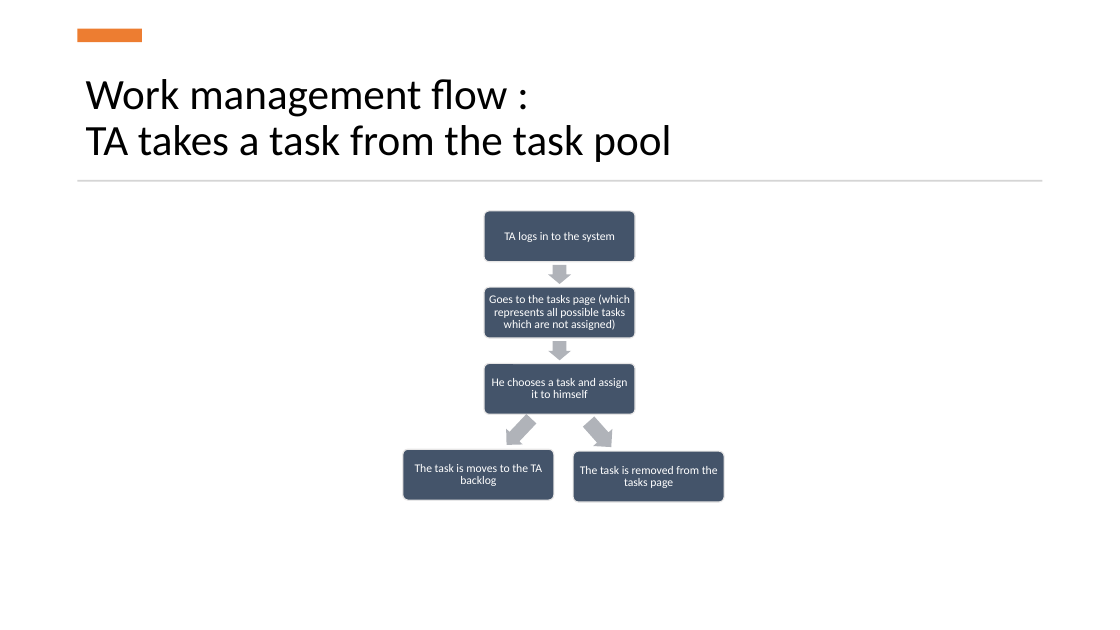
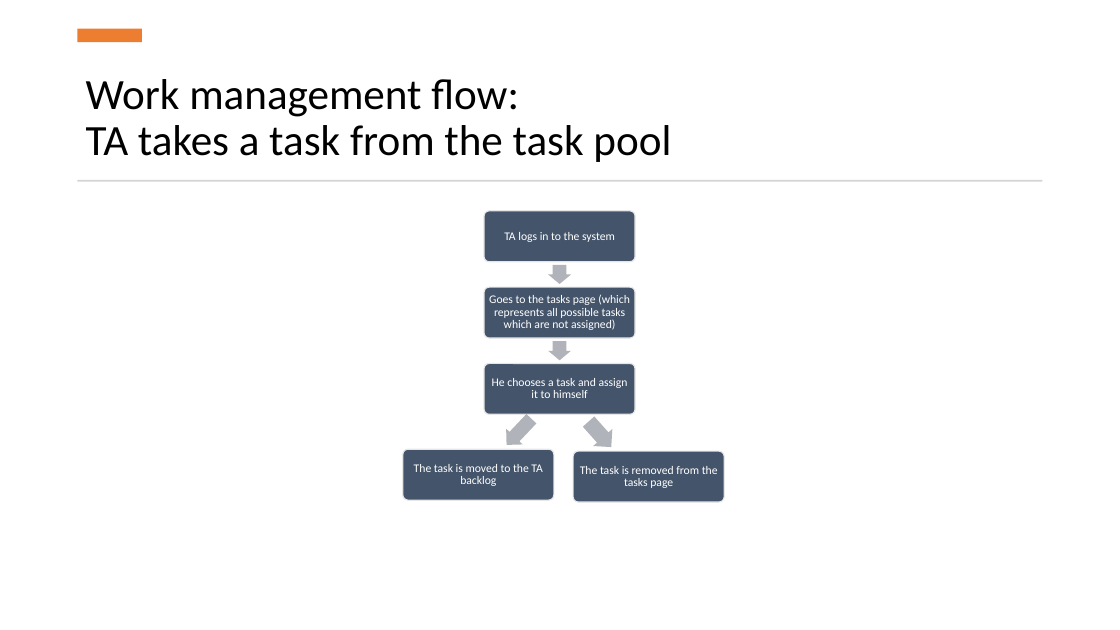
Before and after one commit to RoiTief/Exam-Management-System, a slide deck: slide 3 of docs/Proof of concept presentation.pptx. Drawn at 1120x630 pixels with LibreOffice and Linux fonts; fonts in the diff are those of the drawing. Boxes give left, top, right and bottom in pixels: in the first picture for what was removed or moved away, otherwise in the second. Text is boxed around its words. In the diff, an @@ line names an element or a change of style, - is before the commit and + after.

```diff
--- a/docs/Proof of concept presentation.pptx
+++ b/docs/Proof of concept presentation.pptx
@@ title at bbox=[86, 79, 671, 162]: spaces changed @@
-Work management flow :
-TA takes a task from the task pool
+Work management flow:
+TA takes a task from the task pool
@@ text at bbox=[414, 464, 543, 486]: text changed @@
-The task is moves to the TA backlog
+The task is moved to the TA backlog
```
Also in this commit, not shown: 3 other slides changed, 1 other file.
